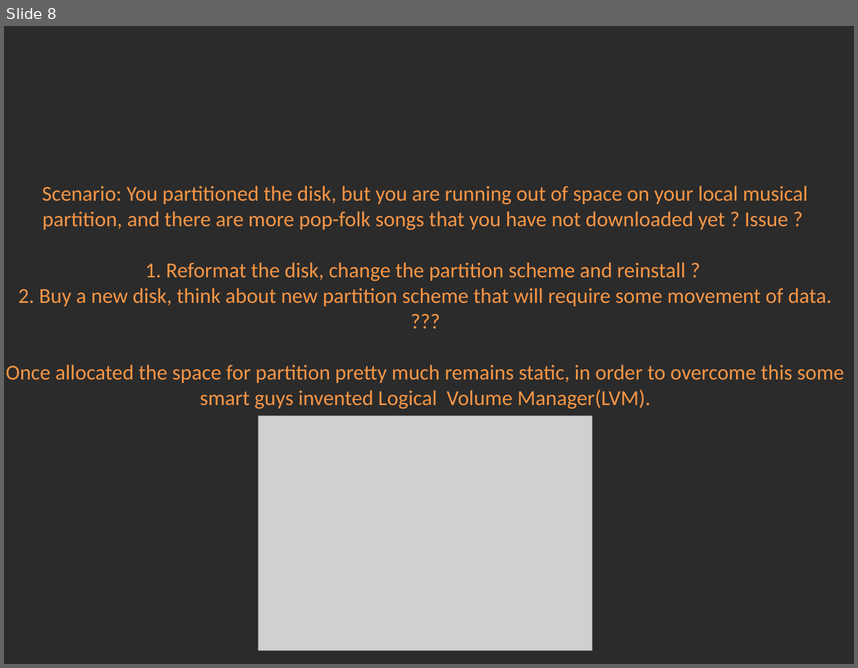
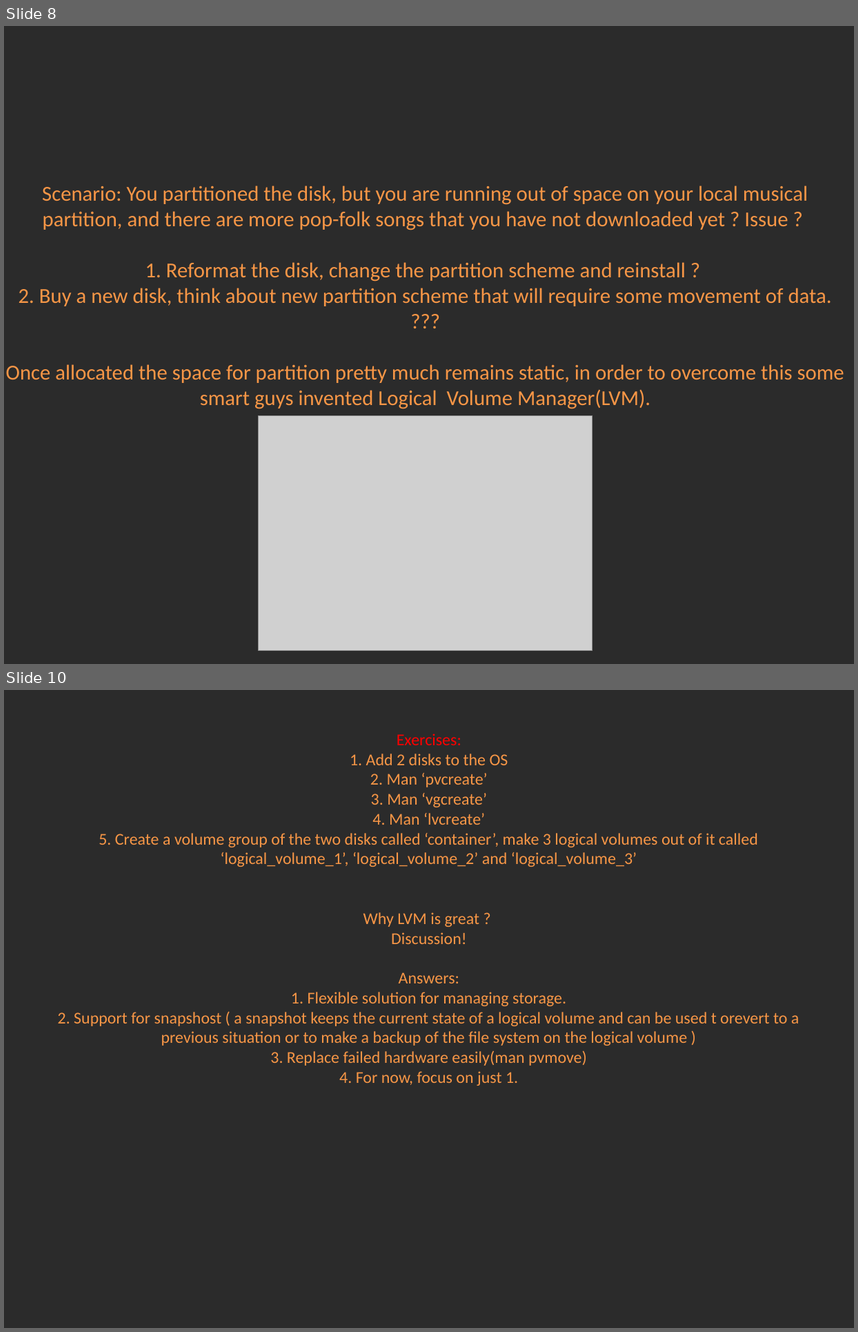
Before and after one commit to Academy-Soft-Intellect/Linux-Course, a slide deck: 8.PartitionsLVMFilesystems/08-PartitionsLVMFileSystems.pptx. Shown one above the other, each under a label of ours: slide 8 before the commit, slides 8 and 10 after it; the slides between them are not shown. The pictures are 858x668 and 858x1332 pixels, drawn with LibreOffice and Linux fonts; fonts in the diff are those of the drawing; grey boxes stand for pictures; background and template pictures are left out; a plain dark background stands for a picture behind light text. Boxes give left, top, right and bottom in pixels: in the first picture for what was removed or moved away, otherwise in the second. Text is boxed around its words. In the diff, an @@ line names an element or a change of style, - is before the commit and + after.

```diff
--- a/8.PartitionsLVMFilesystems/08-PartitionsLVMFileSystems.pptx
+++ b/8.PartitionsLVMFilesystems/08-PartitionsLVMFileSystems.pptx
@@ slide 10 added at (x1=4, y1=690, x2=854, y2=1328), background picture (left out) @@
@@ title added at (x1=58, y1=733, x2=799, y2=1085), 14 pt, text #F79646 @@
+Exercises:
+1. Add 2 disks to the OS
+2. Man ‘pvcreate’
+3. Man ‘vgcreate’
+4. Man ‘lvcreate’
+5. Create a volume group of the two disks called ‘container’, make 3 logical volumes out of it called ‘logical_volume_1’, ‘logical_volume_2’ and ‘logical_volume_3’
+Why LVM is great ?
+Discussion!
+Answers:
+1. Flexible solution for managing storage.
+2. Support for snapshost ( a snapshot keeps the current state of a logical volume and can be used t orevert to a previous situation or to make a backup of the file system on the logical volume )
+3. Replace failed hardware easily(man pvmove)
+4. For now, focus on just 1.
```
Also in this commit, not shown: 1 slide changed, 2 other slides added, 1 other file.
